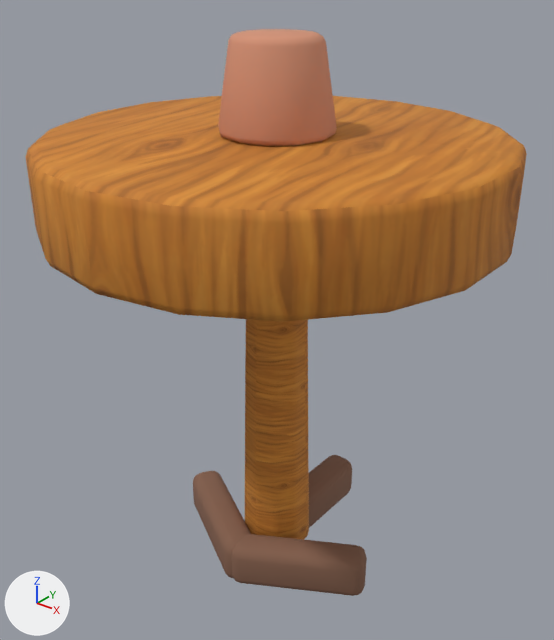
An edit to the Blender file assets-source/blender/side-table.blend, drawn before and after from the same camera.
Rendered twice from a 50 mm camera at (0.457, -0.571, 0.679) aimed at (-0.005, 0.006, 0.321). The lights are fixed; the arrows at lower left show +X, +Y and +Z. The first picture is the older version.

Names of what the first picture shows: 'side_table_acorn_bowl', 'side_table_pedestal', 'side_table_round_top', 'side_table_tripod_foot', 'side_table_tripod_foot.001', 'side_table_tripod_foot.002'.
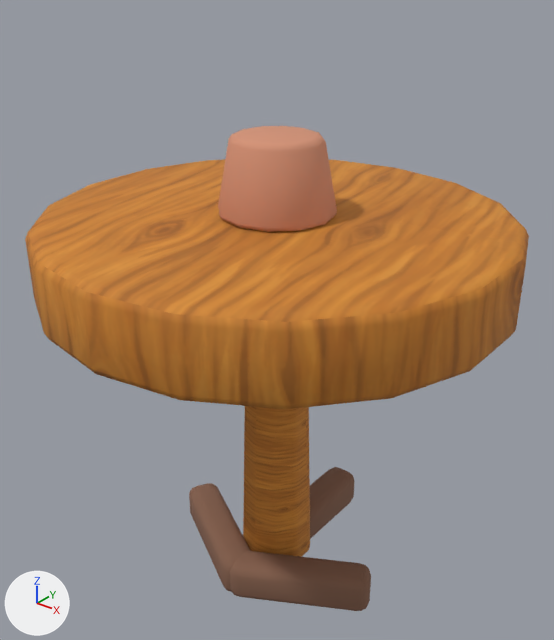
Where the newer file only moved an object's origin or applied its transform, the numbers keep the older frame.

Pixel boxes (x1, y1, x2, y2) of what changed, in the pictures (554 x 640 px):
'side_table_round_top', moved, rescaled (11% taller)
    before: (26, 96, 527, 322)
    after: (25, 159, 529, 409)
'side_table_acorn_bowl', reshaped, moved (9% shorter)
    before: (218, 29, 337, 146)
    after: (218, 126, 337, 232)
'side_table_pedestal', moved, rescaled
    before: (245, 319, 309, 540)
    after: (243, 406, 310, 557)
'side_table_tripod_foot.002', moved, rescaled
    before: (231, 534, 367, 596)
    after: (230, 551, 371, 611)
'side_table_tripod_foot.001', moved, rescaled (7% wider)
    before: (193, 471, 251, 578)
    after: (189, 483, 251, 592)
'side_table_tripod_foot', moved, rescaled
    before: (309, 455, 352, 528)
    after: (310, 467, 355, 539)

The change, as a diff of the scene's bpy script:
```diff
--- a/assets-source/blender/side-table.blend.py
+++ b/assets-source/blender/side-table.blend.py
@@ me_cone_005 @@
-me_cone_005.from_pydata(...)  # 108 vertices, 92 faces; spans x -0.227..0.227, y -0.23..0.23, z -0.045..0.045
+me_cone_005.from_pydata(...)  # 108 vertices, 92 faces; spans x -0.24..0.24, y -0.24..0.24, z 0.362..0.441
+# me_cone_005 part 1: the whole mesh is scaled about its middle by (1.06, 1.04, 0.878), then moved by (0.0, 0.0, 0.402)
 me_cone_005.materials.append(mat_wood_honey_textured)
@@ me_cone_006 @@
-me_cone_006.from_pydata(...)  # 140 vertices, 132 faces; spans x -0.039..0.039, y -0.04..0.04, z -0.192..0.192
+me_cone_006.from_pydata(...)  # 140 vertices, 132 faces; spans x -0.041..0.041, y -0.041..0.041, z 0.021..0.359
+# me_cone_006 part 2: the whole mesh is scaled about its middle by (1.06, 1.04, 0.878), then moved by (0.0, 0.0, 0.19)
 me_cone_006.materials.append(mat_wood_honey_textured)
@@ me_cube_051 @@
 # used by ob_side_table_tripod_foot; location = (0.0, 0.067, 0.045); rotation_euler = (0.0, 0.0, -1.571), in degrees (0, 0, -90)
-me_cube_051.from_pydata(...)  # 96 vertices, 98 faces; spans x -0.077..0.077, y -0.019..0.019, z -0.027..0.027
+me_cube_051.from_pydata(...)  # 96 vertices, 98 faces; spans x -0.083..0.077, y -0.02..0.02, z -0.045..0.003
+# me_cube_051 part 3: the whole mesh is scaled about its middle by (1.04, 1.06, 0.878), then moved by (-0.003, 0.0, -0.021)
 me_cube_051.materials.append(mat_wood_dark)
@@ me_cube_052 @@
 # used by ob_side_table_tripod_foot_001; location = (-0.058, -0.034, 0.045); rotation_euler = (0.0, 0.0, -3.665), in degrees (0, 0, -210)
-me_cube_052.from_pydata(...)  # 96 vertices, 98 faces; spans x -0.077..0.077, y -0.019..0.019, z -0.027..0.027
+me_cube_052.from_pydata(...)  # 96 vertices, 98 faces; spans x -0.079..0.083, y -0.018..0.023, z -0.045..0.003
+# me_cube_052 part 4: the whole mesh is scaled about its middle by (1.05, 1.05, 0.878), then moved by (0.002, 0.003, -0.021)
 me_cube_052.materials.append(mat_wood_dark)
@@ me_cube_053 @@
 # used by ob_side_table_tripod_foot_002; location = (0.058, -0.034, 0.045); rotation_euler = (0.0, 0.0, -5.76), in degrees (0, 0, -330)
-me_cube_053.from_pydata(...)  # 96 vertices, 98 faces; spans x -0.077..0.077, y -0.019..0.019, z -0.027..0.027
+me_cube_053.from_pydata(...)  # 96 vertices, 98 faces; spans x -0.079..0.083, y -0.023..0.018, z -0.045..0.003
+# me_cube_053 part 5: the whole mesh is scaled about its middle by (1.05, 1.05, 0.878), then moved by (0.002, -0.003, -0.021)
 me_cube_053.materials.append(mat_wood_dark)
@@ me_cone_007 @@
-me_cone_007.from_pydata(...)  # 72 vertices, 62 faces; spans x -0.0565..0.0565, y -0.0565..0.0565, z -0.045..0.045
+me_cone_007.from_pydata(...)  # 72 vertices, 62 faces; spans x -0.0598..0.0598, y -0.0589..0.0589, z 0.441..0.52
+# me_cone_007 part 6: the whole mesh is multiplied about its middle by the matrix ((1.058, 0.0, 0.0), (0.0, 1.042, 0.0), (0.0, 0.0, 0.878)), then moved by (0.0, 0.0, 0.4805)
 me_cone_007.materials.append(mat_terracotta)
@@ ob_side_table_round_top @@
 ob_side_table_round_top = bpy.data.objects.new('side_table_round_top', me_cone_005)
-ob_side_table_round_top.location = (0.0, 0.0, 0.475)
+ob_side_table_round_top.location = (0.0, 0.0, 0.0)
@@ ob_side_table_pedestal @@
 ob_side_table_pedestal = bpy.data.objects.new('side_table_pedestal', me_cone_006)
-ob_side_table_pedestal.location = (0.0, 0.0, 0.234)
+ob_side_table_pedestal.location = (0.0, 0.0, 0.0)
@@ ob_side_table_acorn_bowl @@
 ob_side_table_acorn_bowl = bpy.data.objects.new('side_table_acorn_bowl', me_cone_007)
-ob_side_table_acorn_bowl.location = (0.0, 0.0, 0.565)
+ob_side_table_acorn_bowl.location = (0.0, 0.0, 0.0)
```
